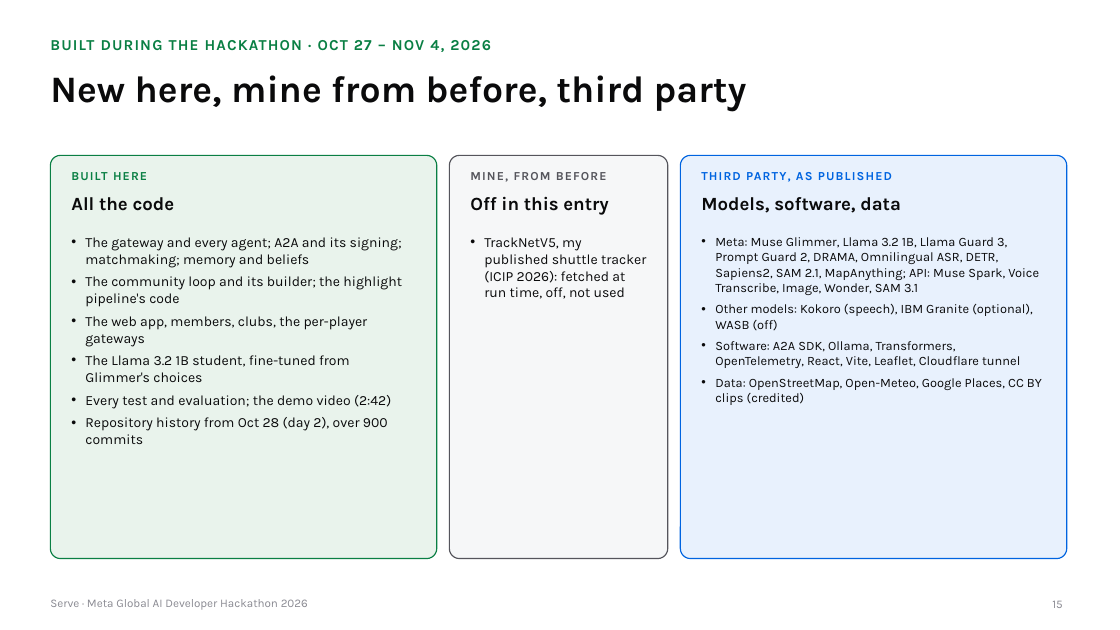
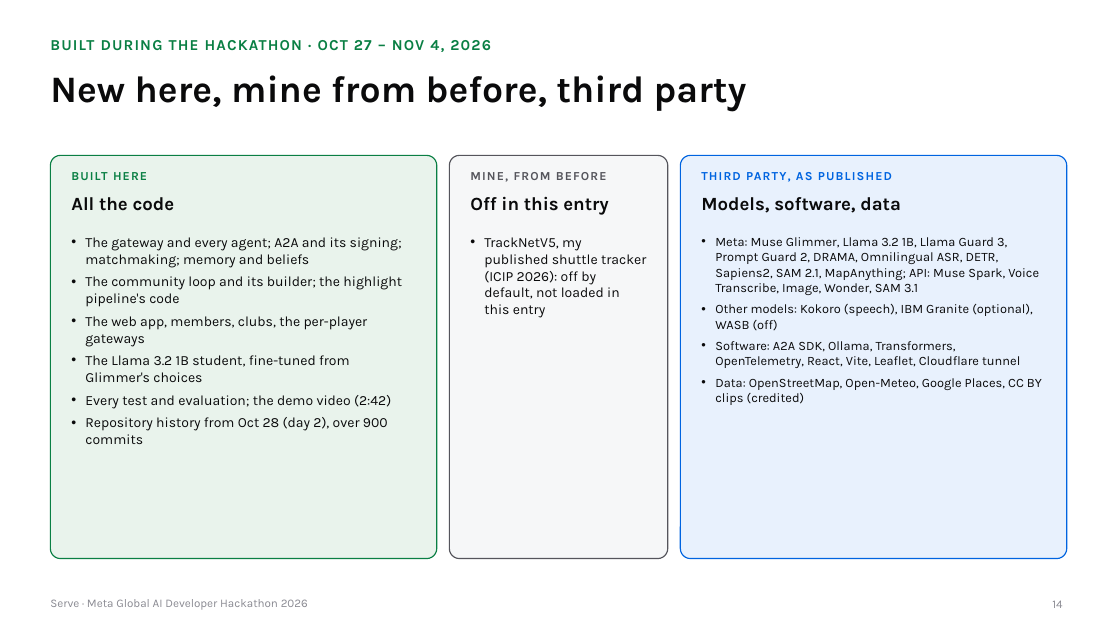
Before and after one commit to gino6178/serve-meta-hackathon, a slide deck: slide 14 of video/deck/Serve_Meta_deck.pptx (slide 15 before the commit). Drawn at 1120x630 pixels with LibreOffice and Linux fonts; fonts in the diff are those of the drawing. Boxes give left, top, right and bottom in pixels: in the first picture for what was removed or moved away, otherwise in the second. Text is boxed around its words. In the diff, an @@ line names an element or a change of style, - is before the commit and + after.

```diff
--- a/video/deck/Serve_Meta_deck.pptx
+++ b/video/deck/Serve_Meta_deck.pptx
@@ text at (484,237,646,318): text changed @@
-• TrackNetV5, my published shuttle tracker (ICIP 2026): fetched at run time, off, not used
+• TrackNetV5, my published shuttle tracker (ICIP 2026): off by default, not loaded in this entry
@@ page number at (1052,600,1062,608): text changed @@
-15
+14
```
Also in this commit, not shown: 16 other slides changed, 2 slides added, 14 other files.
